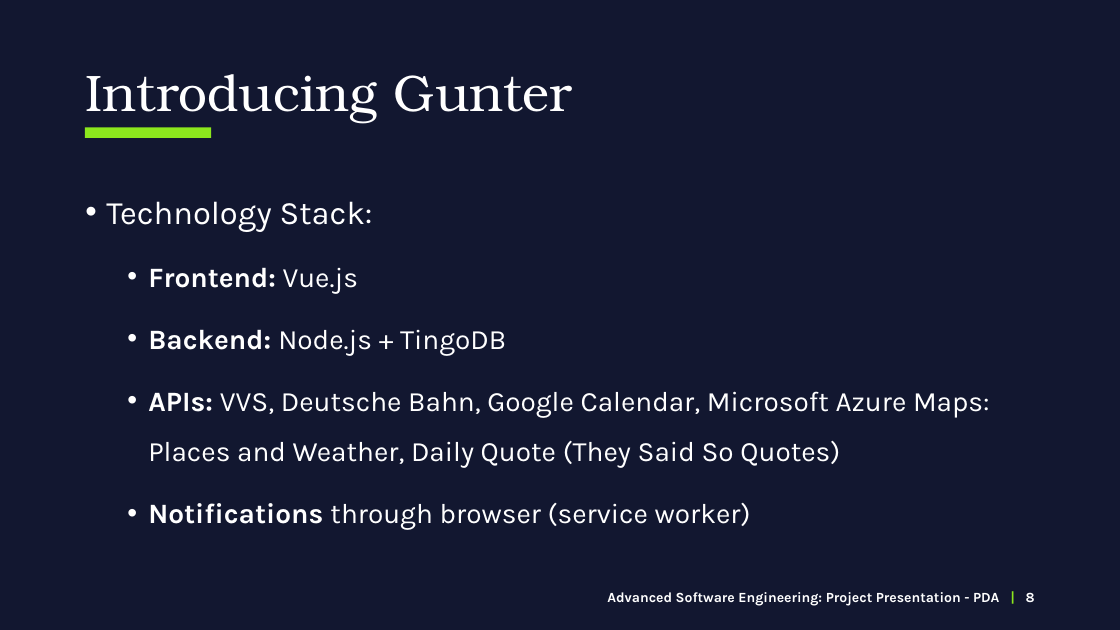
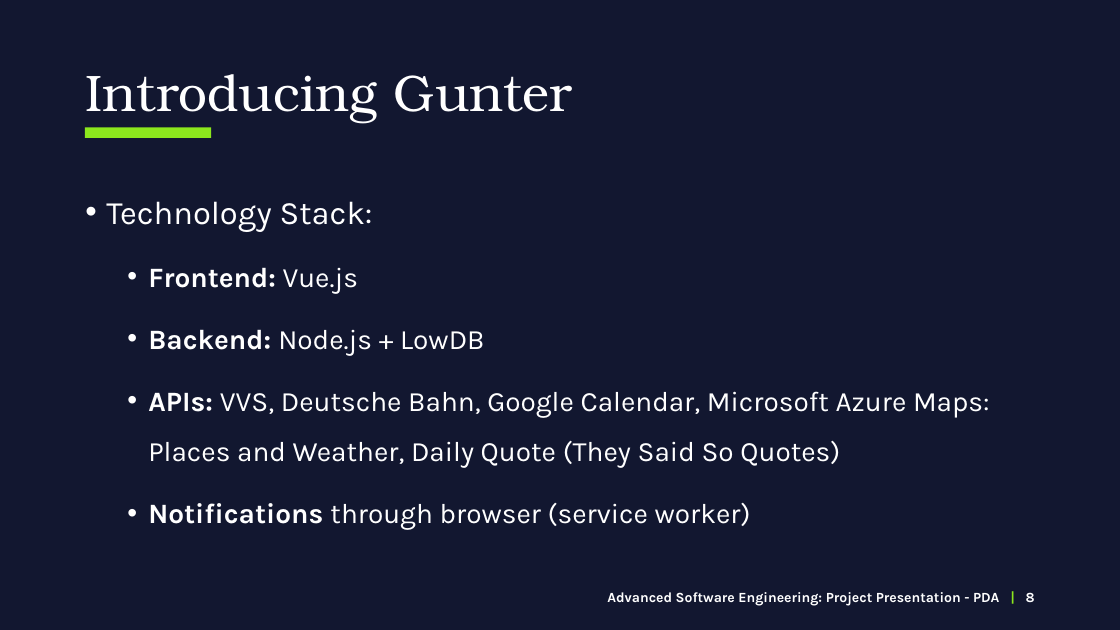
Before and after one commit to dhbw-stg-tinf17a/ICC-Pr-sentation, a slide deck: slide 8 of Presentation/ASE_Gunter.pptx. Drawn at 1120x630 pixels with LibreOffice and Linux fonts; fonts in the diff are those of the drawing. Boxes give left, top, right and bottom in pixels: in the first picture for what was removed or moved away, otherwise in the second. Text is boxed around its words. In the diff, an @@ line names an element or a change of style, - is before the commit and + after.

```diff
--- a/Presentation/ASE_Gunter.pptx
+++ b/Presentation/ASE_Gunter.pptx
@@ text at [148, 329, 485, 355]: text changed @@
-  • Backend: Node.js + TingoDB
+  • Backend: Node.js + LowDB
```
Also in this commit, not shown: 7 other slides changed, 1 slide added, 1 slide removed.
